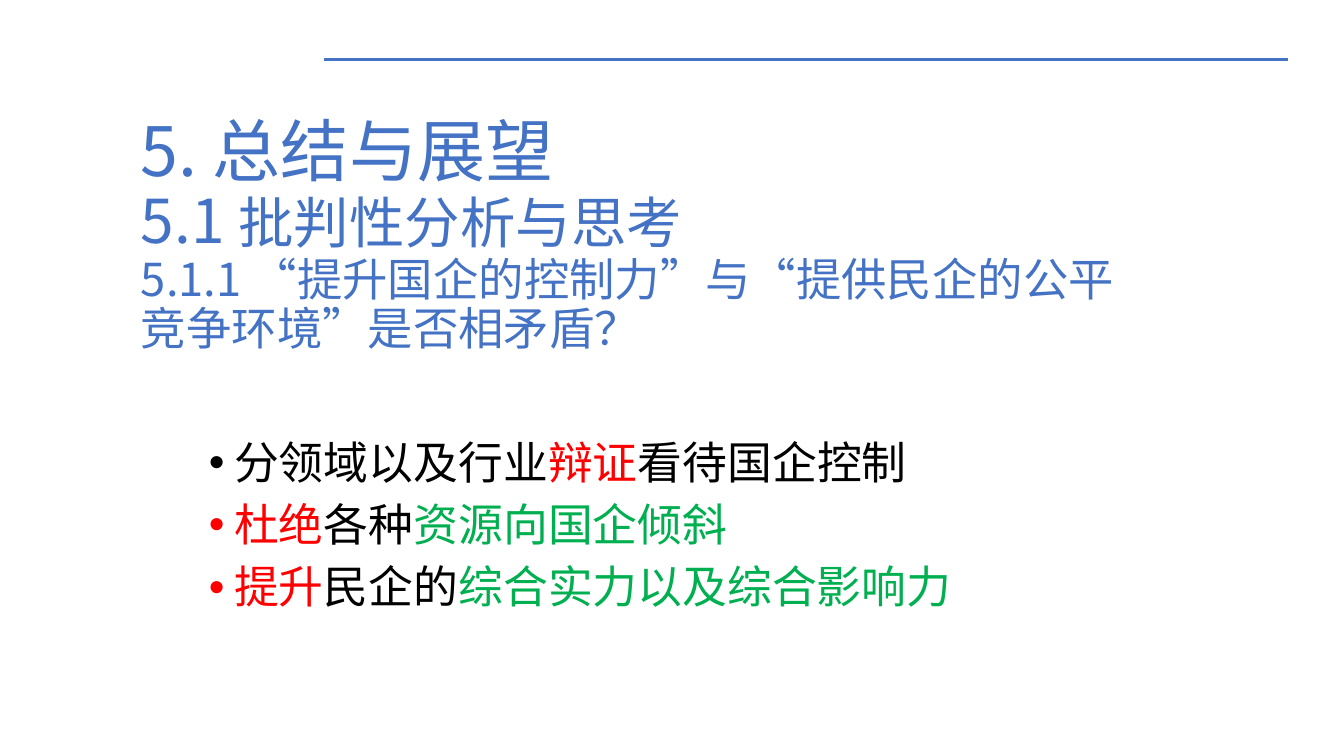
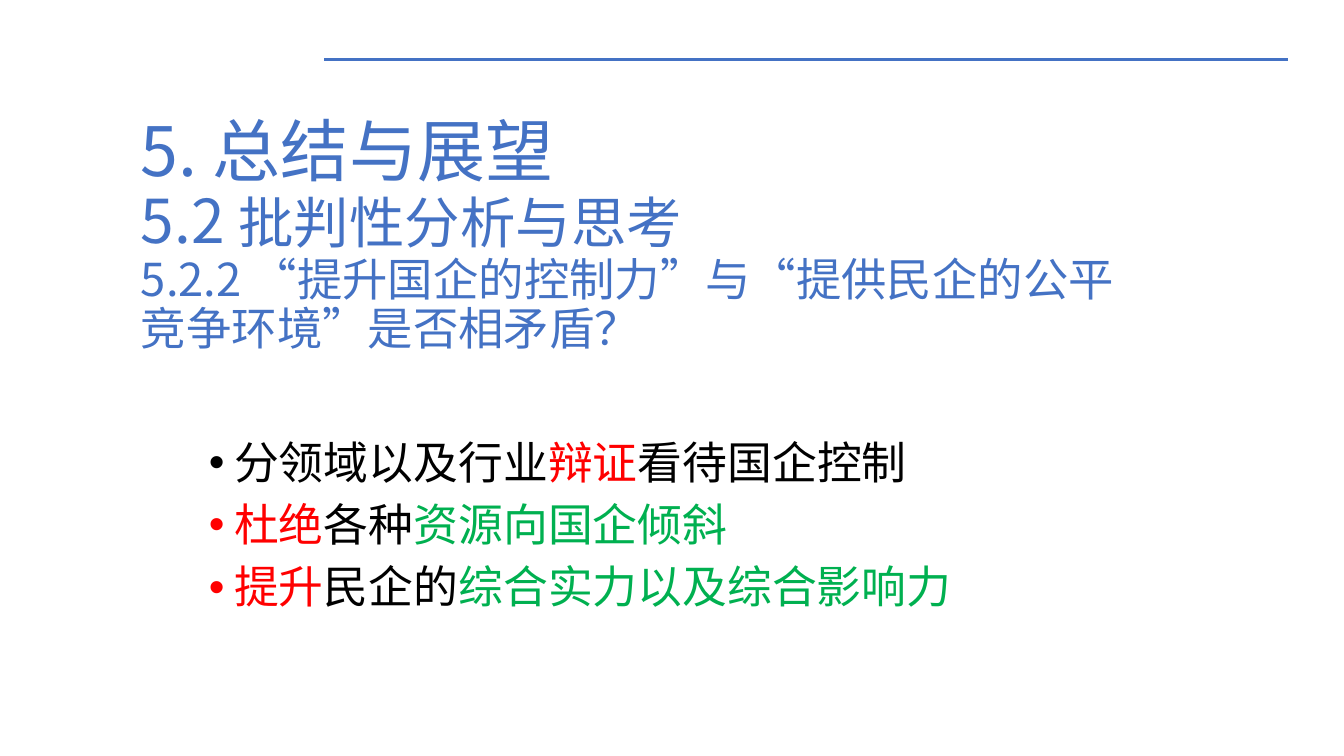
Before and after one commit to WilliamYi96/Humanities-and-Social-Sciences, a slide deck: slide 21 of Philosophy/the_basic_principle_of_marxism/国进民退现象分析/国进民退现象分析.pptx. Drawn at 1344x756 pixels with LibreOffice and Linux fonts; fonts in the diff are those of the drawing; background and template pictures are left out. Boxes give left, top, right and bottom in pixels: in the first picture for what was removed or moved away, otherwise in the second. Text is boxed around its words. In the diff, an @@ line names an element or a change of style, - is before the commit and + after.

```diff
--- a/Philosophy/the_basic_principle_of_marxism/国进民退现象分析/国进民退现象分析.pptx
+++ b/Philosophy/the_basic_principle_of_marxism/国进民退现象分析/国进民退现象分析.pptx
@@ title at bbox=[141, 118, 1114, 349]: text changed @@
-5. 总结与展望
-5.1 批判性分析与思考
-5.1.1 “提升国企的控制力”与“提供民企的公平竞争环境”是否相矛盾？
+5. 总结与展望
+5.2 批判性分析与思考
+5.2.2 “提升国企的控制力”与“提供民企的公平竞争环境”是否相矛盾？
```
Also in this commit, not shown: 3 other slides changed.
